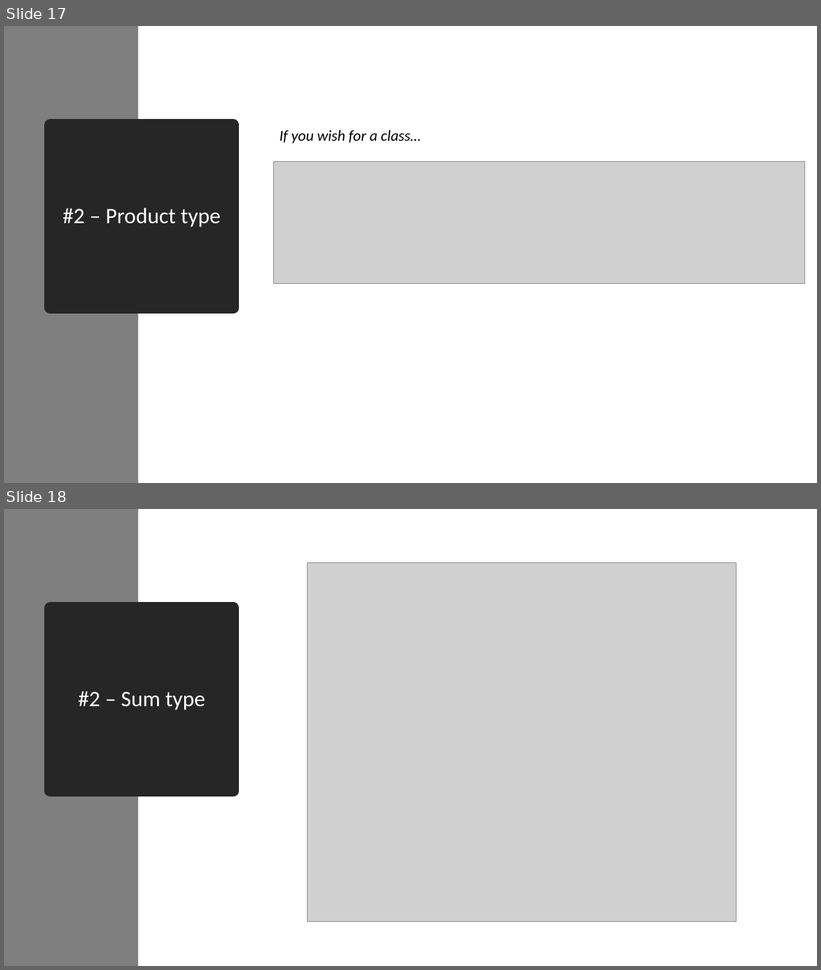
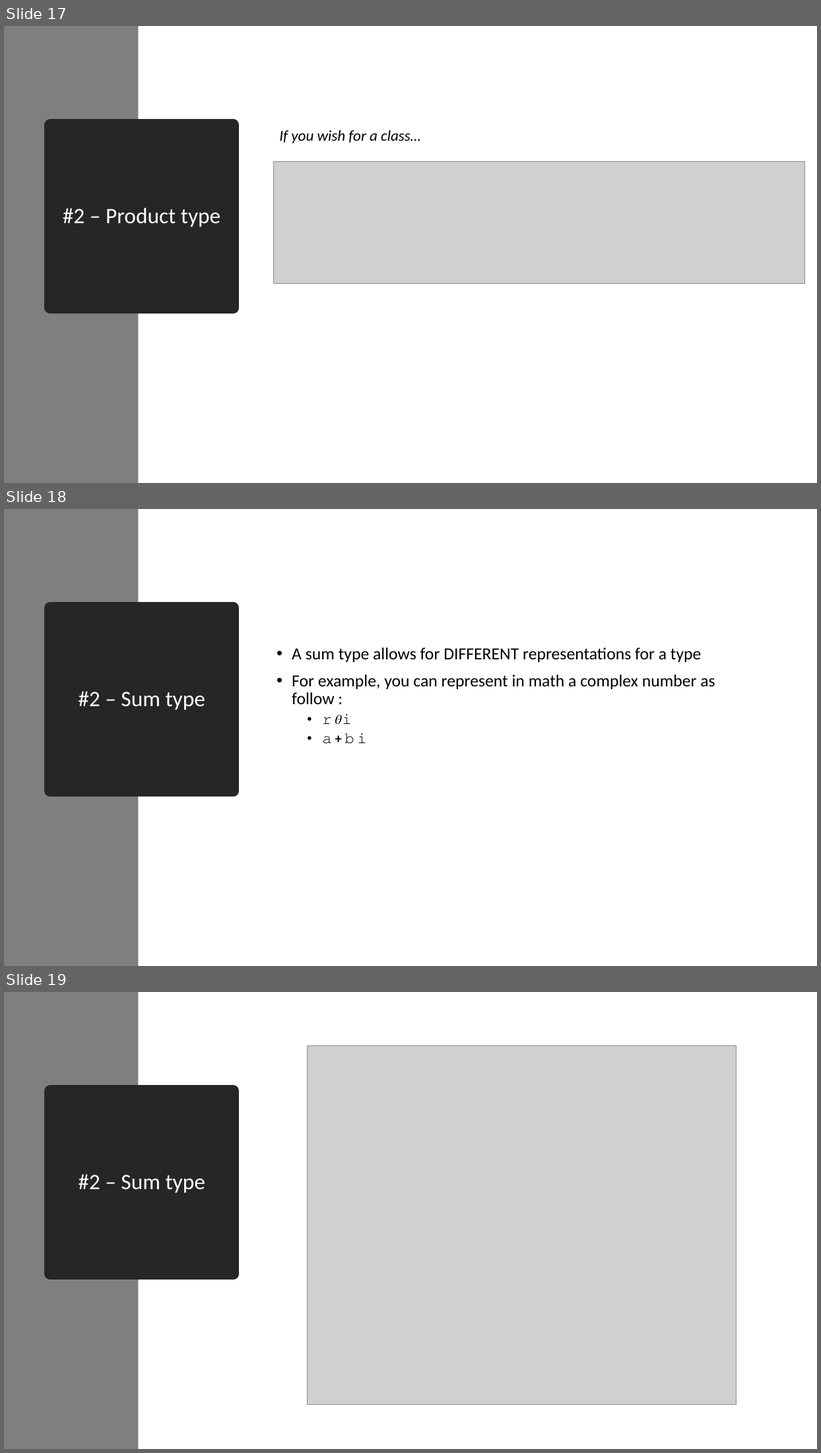
Before and after one commit to essic/prez-why-fsharp, a slide deck: WhyFSharp.pptx. Shown one above the other, each under a label of ours: slides 17 and 18 before the commit, slides 17, 18 and 19 after it. The pictures are 821x970 and 821x1453 pixels, drawn with LibreOffice and Linux fonts; fonts in the diff are those of the drawing; grey boxes stand for pictures. Boxes give left, top, right and bottom in pixels: in the first picture for what was removed or moved away, otherwise in the second. Text is boxed around its words. In the diff, an @@ line names an element or a change of style, - is before the commit and + after.

```diff
--- a/WhyFSharp.pptx
+++ b/WhyFSharp.pptx
@@ slide 18 added at (x1=4, y1=509, x2=817, y2=966), background #FFFFFF @@
@@ rectangle added at (x1=4, y1=509, x2=138, y2=966), fill #7F7F7F @@
@@ title added at (x1=50, y1=609, x2=234, y2=791), fill #262626, outline #262626 13.75 pt, 26 pt, text #FFFFFF @@
+#2 – Sum type
@@ text added at (x1=292, y1=648, x2=715, y2=744), 20 pt, text #000000 @@
+• A sum type allows for DIFFERENT representations for a type
+• For example, you can represent in math a complex number as follow :
+  • 𝚛 𝜃𝚒
+  • 𝚊 + 𝚋 𝚒
@@ what was slide 18 is now slide 19 @@
```
Also in this commit, not shown: 5 slides changed, 3 other files.
